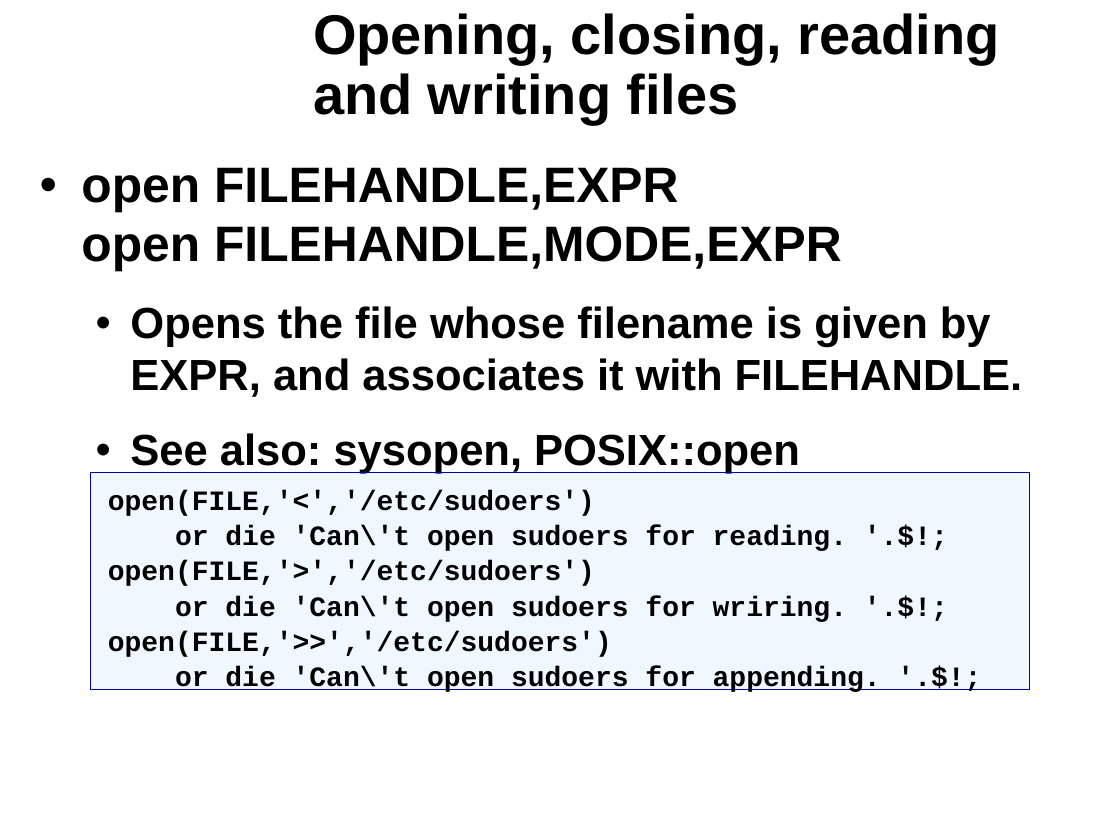
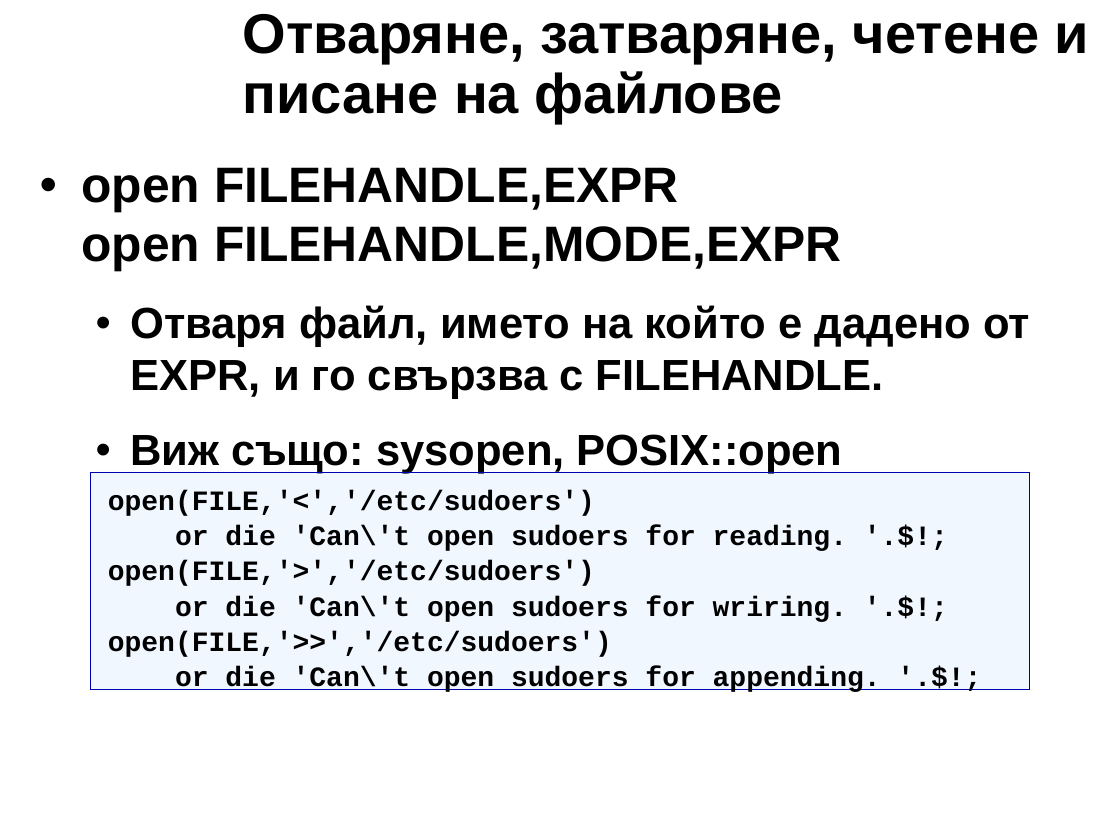
Before and after one commit to kberov/PerlProgrammingCourse, a slide deck: slide 22 of 06_io_bg.odp. Drawn at 1120x840 pixels with LibreOffice and Linux fonts; fonts in the diff are those of the drawing; background and template pictures are left out. Boxes give left, top, right and bottom in pixels: in the first picture for what was removed or moved away, otherwise in the second. Text is boxed around its words. In the diff, an @@ line names an element or a change of style, - is before the commit and + after.

```diff
--- a/06_io_bg.odp
+++ b/06_io_bg.odp
@@ title at bbox=[243, 14, 1089, 123]: text changed @@
-Opening, closing, reading and writing files
+Отваряне, затваряне, четене и писане на файлове
@@ text at bbox=[130, 305, 1030, 474]: text changed @@
-  • Opens the file whose filename is given by EXPR, and associates it with FILEHANDLE.
-  • See also: sysopen, POSIX::open
+  • Отваря файл, името на който е дадено от EXPR, и го свързва с FILEHANDLE.
+  • Виж също: sysopen, POSIX::open
```
Also in this commit, not shown: 25 other slides changed, 17 slides added, 17 slides removed, 2 other files.
